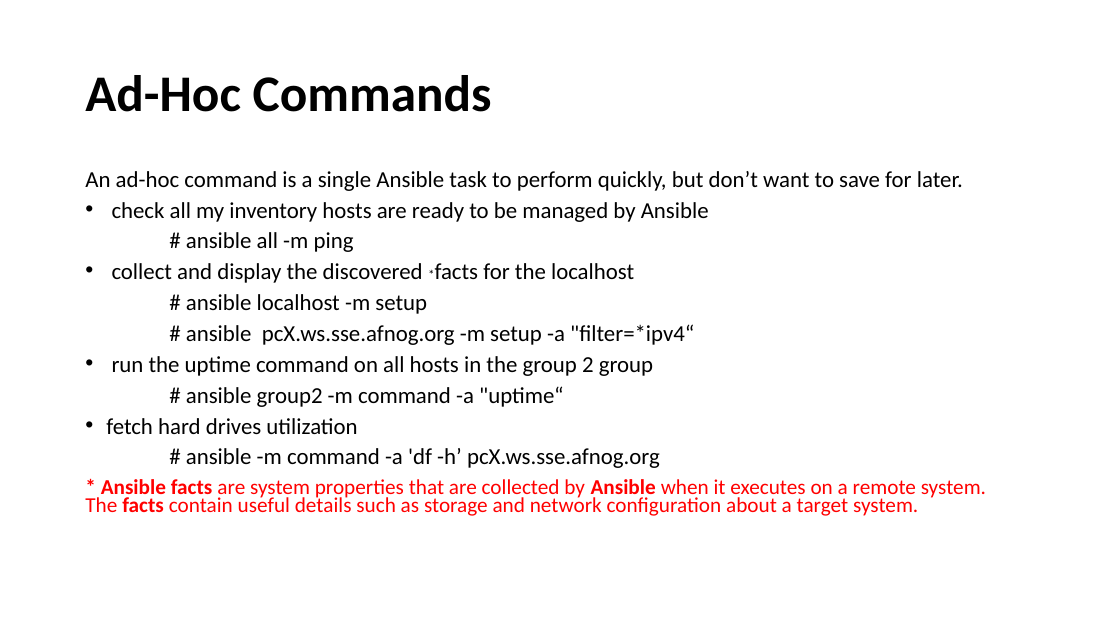
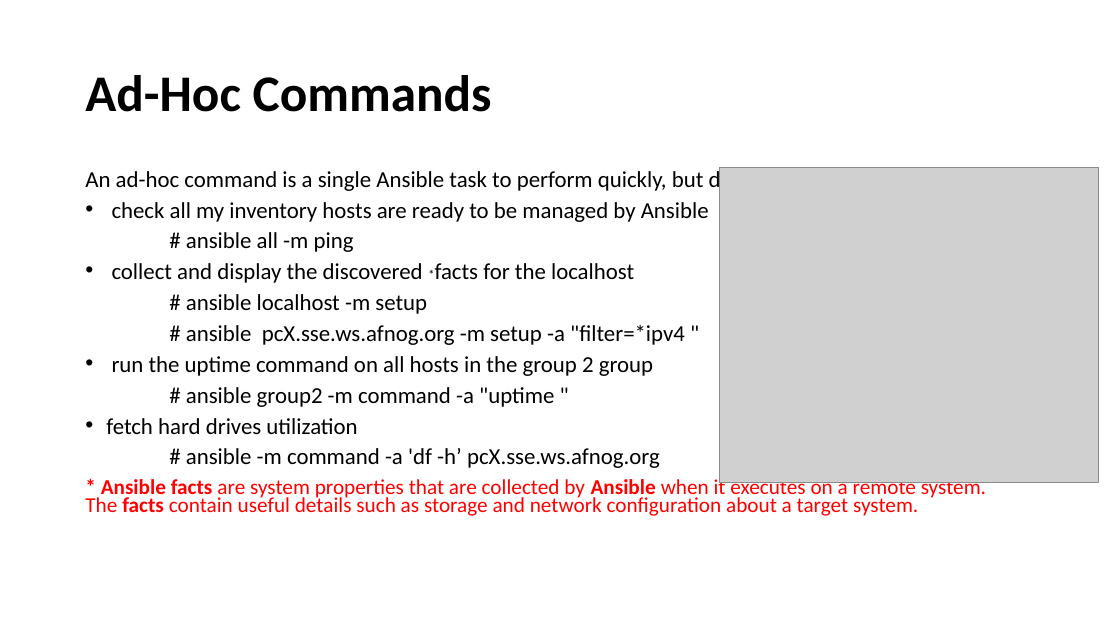
Before and after one commit to afnog/sse, a slide deck: slide 17 of ansible/Ansible_Presentation2019.pptx. Drawn at 1120x630 pixels with LibreOffice and Linux fonts; fonts in the diff are those of the drawing; grey boxes stand for pictures. Boxes give left, top, right and bottom in pixels: in the first picture for what was removed or moved away, otherwise in the second. Text is boxed around its words. In the diff, an @@ line names an element or a change of style, - is before the commit and + after.

```diff
--- a/ansible/Ansible_Presentation2019.pptx
+++ b/ansible/Ansible_Presentation2019.pptx
@@ picture added at [719,168,1098,483] @@
@@ text at [186,325,685,345]: text changed @@
-# ansible pcX.ws.sse.afnog.org -m setup -a "filter=*ipv4“
+# ansible pcX.sse.ws.afnog.org -m setup -a "filter=*ipv4 "
@@ text at [186,387,554,407]: text changed @@
-# ansible group2 -m command -a "uptime“
+# ansible group2 -m command -a "uptime "
@@ text at [186,448,660,468]: text changed @@
-# ansible -m command -a 'df -h’ pcX.ws.sse.afnog.org
+# ansible -m command -a 'df -h’ pcX.sse.ws.afnog.org
```
Also in this commit, not shown: 9 other slides changed, 1 other file.
